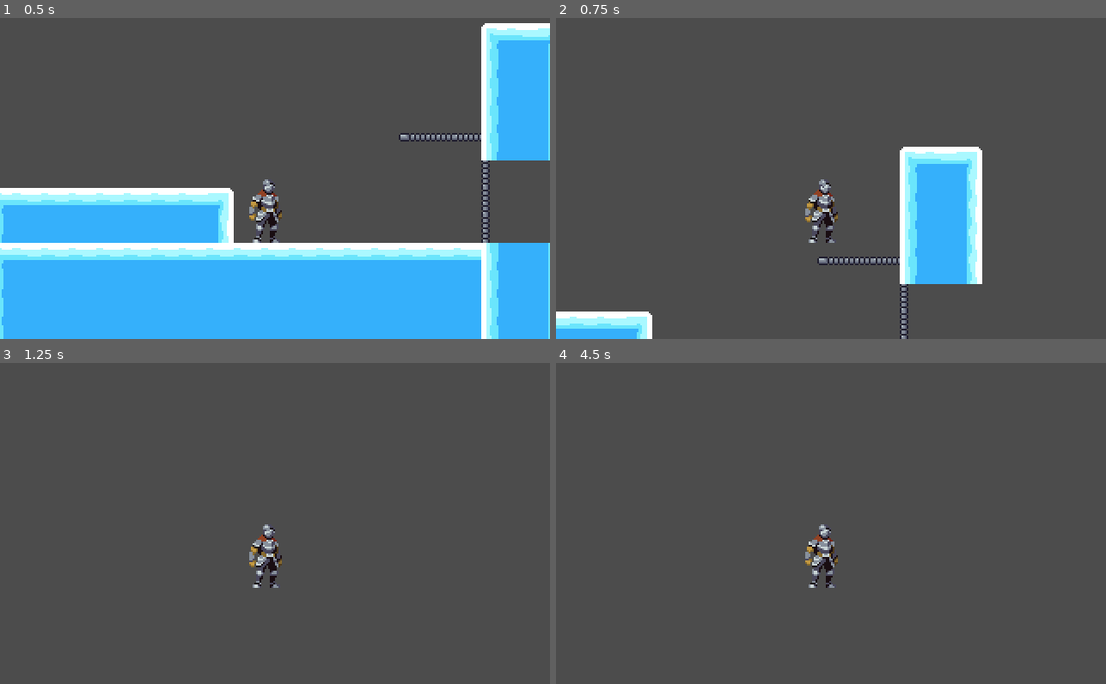
Above: before the commit, frames 1-4 (two rows, left to right).
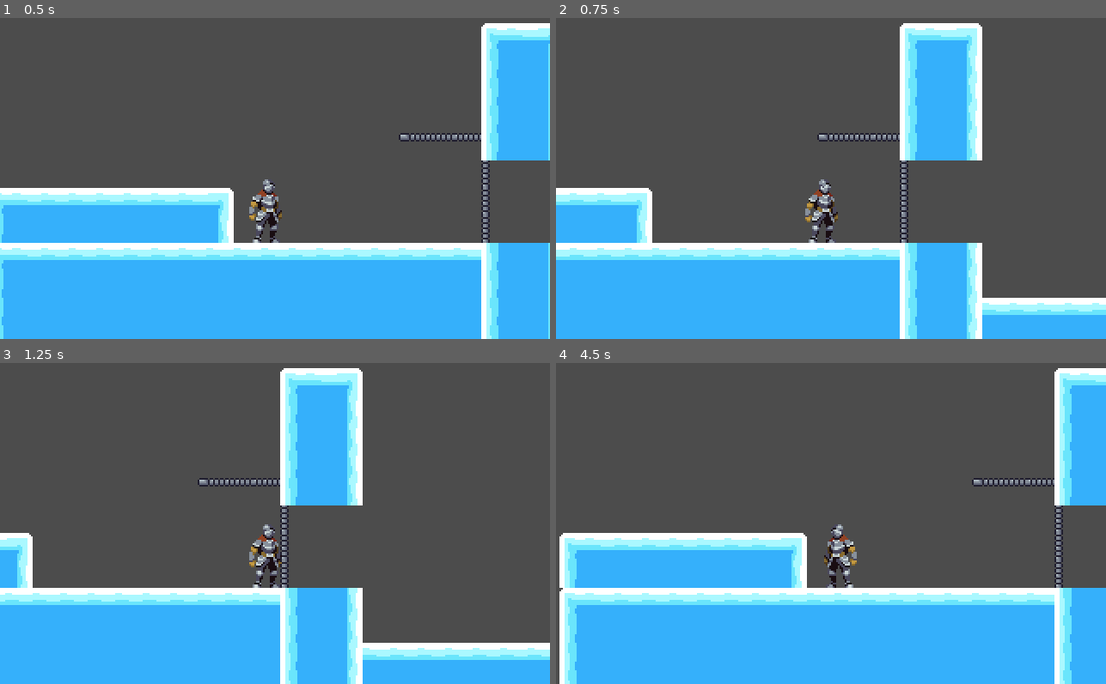
Above: after the commit, the same moments.

Repository: RaphaelRodriguesDev/meu-primeiro-jogo-sab-10h2
Game: Godot game, scene res://levels/Level_01.tscn
Two runs of this game, one before a commit and one after it. Both use one fixed random seed, a clock stepped at 60 frames per second and the inputs below.
Inputs:
- Up to frame 1 (0.5 s): no input
- Up to frame 2 (0.75 s): hold D (move_right) from 0.53 s (still down); hold Space (jump) from 0.53 s (still down)
- Up to frame 3 (1.25 s): keep holding D (move_right); keep holding Space (jump)
- Up to frame 4 (4.5 s): release D (move_right) at 1.28 s; release Space (jump) at 1.28 s; hold A (move_left) 1.28-2.03 s; tap Space (jump) at 1.35, 1.52, 1.82, 2.85, 3.02, 3.32, 4.35 s; tap Enter at 2 s; hold Space (jump) 2.03-2.78 s; hold D (move_right) 2.03-3.53 s; hold Space (jump) 3.53-4.28 s; hold A (move_left) from 3.53 s (still down)

Frame 1 is identical in both runs. In frame 2, 37% of the frame differs, in the area x 0-100%, y 1-100%; in frame 3, 32%; in frame 4, 43%.

Commit message:
Cenário e player

Diff:
--- a/project.godot
+++ b/project.godot
@@ -71,6 +71,13 @@
  ]
 }
 
+[layer_names]
+
+2d_physics/layer_1="Player"
+2d_physics/layer_2="Enemies"
+2d_physics/layer_3="Items"
+2d_physics/layer_4="World"
+
 [mono]
 
 project/assembly_name="meu-primeiro-jogo-sab-10h2"
--- a/scenes/Player.tscn
+++ b/scenes/Player.tscn
@@ -270,3 +270,17 @@
 
 [node name="Camera2D" type="Camera2D" parent="."]
 current = true
+
+[node name="raycasts" type="Node2D" parent="."]
+
+[node name="raycast" type="RayCast2D" parent="raycasts"]
+position = Vector2( 2, 40 )
+enabled = true
+cast_to = Vector2( 0, 25 )
+collision_mask = 8
+
+[node name="raycast2" type="RayCast2D" parent="raycasts"]
+position = Vector2( -13, 40 )
+enabled = true
+cast_to = Vector2( 0, 25 )
+collision_mask = 8
--- a/scripts/Player.gd
+++ b/scripts/Player.gd
@@ -4,18 +4,32 @@
 var move_speed = 400
 var gravity = 1200
 var jump_force = -720
+var is_grounded
+
+onready var raycasts = $raycasts
 
 func _physics_process(delta: float) -> void:
 	velocity.y += gravity * delta
 
 	_get_input()
 
-	if Input.is_action_pressed("jump"):
-		velocity.y = jump_force / 2
+	velocity = move_and_slide(velocity)
 
-
-	move_and_slide(velocity)
+	is_grounded = _check_is_ground()
 
 func _get_input():
 	var move_direction = int(Input.is_action_pressed("move_right")) - int(Input.is_action_pressed("move_left"))
 	velocity.x = move_speed * move_direction
+
+	if move_direction != 0:
+		$texture.scale.x = move_direction
+
+func _input(event: InputEvent) -> void:
+	if event.is_action_pressed("jump") && is_grounded:
+		velocity.y = jump_force / 2
+
+func _check_is_ground():
+	for raycast in raycasts.get_children():
+		if raycast.is_colliding():
+			return true
+	return false
